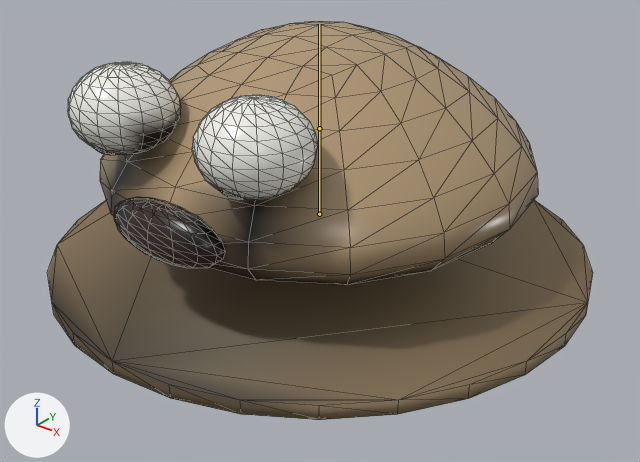
Renders of the glTF model public/models/tokoshiepurun.glb from each side of a commit.
Both versions are drawn from a 50 mm lens placed at (0.709, -0.886, 0.644), pointed at (0.03, -0.037, 0.117). Arrows for +X, +Y and +Z are at lower left; the lights stay in place. The picture after the commit comes second. Both versions are drawn at frame 7 of the action 'attack'; the numbers are the values there. The bones that change, and the others that lie on the model, are drawn over the model as lines. Mesh edges are drawn as thin lines.

Names of what the first picture shows: 'tokoshiepurun'.
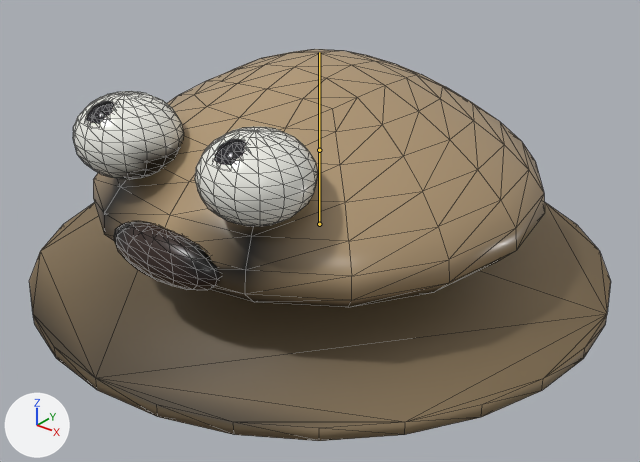
Pixel boxes [x1, y1, x2, y2] of what changed, in the pictures (640 x 462 px):
'tokoshiepurun', posed (7% wider): before [47, 21, 593, 420]; after [29, 49, 611, 441]
bone 'base-mid', root to tip: before (319, 214) to (319, 128); after (319, 224) to (319, 150)
bone 'mid-top', root to tip: before (319, 128) to (319, 24); after (319, 150) to (319, 52)

Edits to the bpy script that builds the scene:
```text
Change bone_base_mid:
    where bone_base_mid = bpy.data.objects['tokoshiepurun_arm'].pose.bones['base-mid']
    bone_base_mid.location: (0.0, 0.028, 0.0) -> (0.0, 0.012, 0.0)
    bone_base_mid.scale: (1.09, 0.92, 1.09) -> (1.16, 0.81, 1.16)
Change bone_mid_top:
    where bone_mid_top = bpy.data.objects['tokoshiepurun_arm'].pose.bones['mid-top']  # child of 'base-mid'
    bone_mid_top.scale: (0.98, 1.11, 0.98) -> (0.91, 1.21, 0.91)
```
